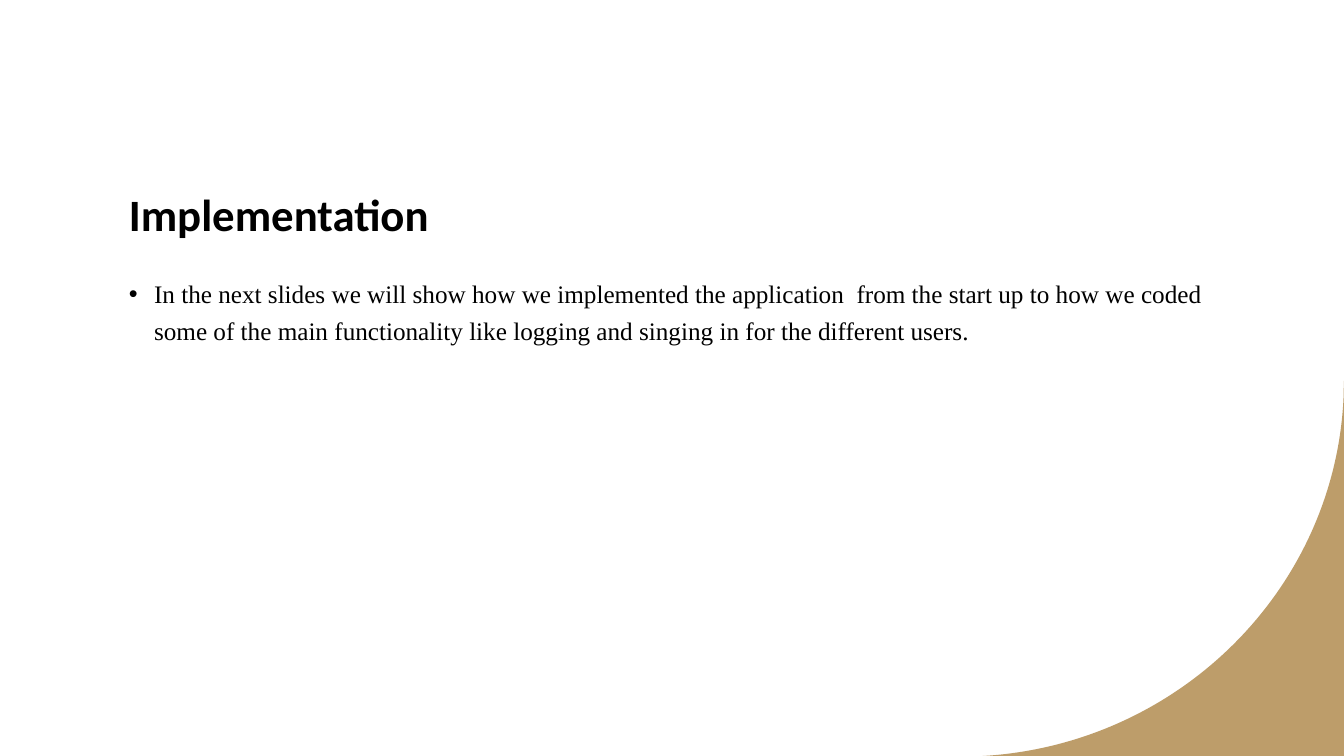
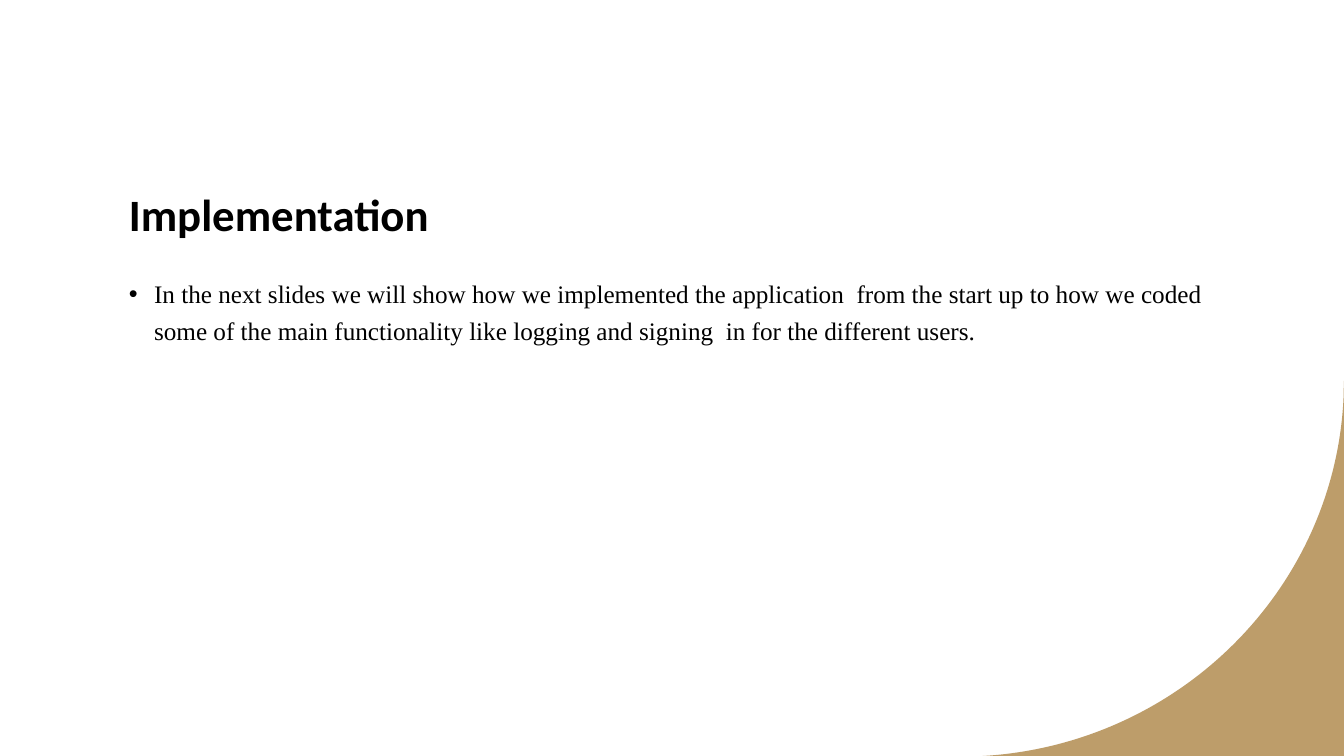
Before and after one commit to khalilAlsulaimani/Software-Engineering-2-Project, a slide deck: slide 14 of report presenatation.pptx. Drawn at 1344x756 pixels with LibreOffice and Linux fonts; fonts in the diff are those of the drawing. Boxes give left, top, right and bottom in pixels: in the first picture for what was removed or moved away, otherwise in the second. Text is boxed around its words. In the diff, an @@ line names an element or a change of style, - is before the commit and + after.

Commit message:
added some additional details to the testing chapter which show some of the testing code and set up and results fixed a spelling mistake in the power point added the pictures used in the  testing section to the code snippets folder

```diff
--- a/report presenatation.pptx
+++ b/report presenatation.pptx
@@ text at [154,285,1201,346]: text changed @@
-• In the next slides we will show how we implemented the application from the start up to how we coded some of the main functionality like logging and singing in for the different users.
+• In the next slides we will show how we implemented the application from the start up to how we coded some of the main functionality like logging and signing in for the different users.
```
Also in this commit, not shown: 5 other files.
